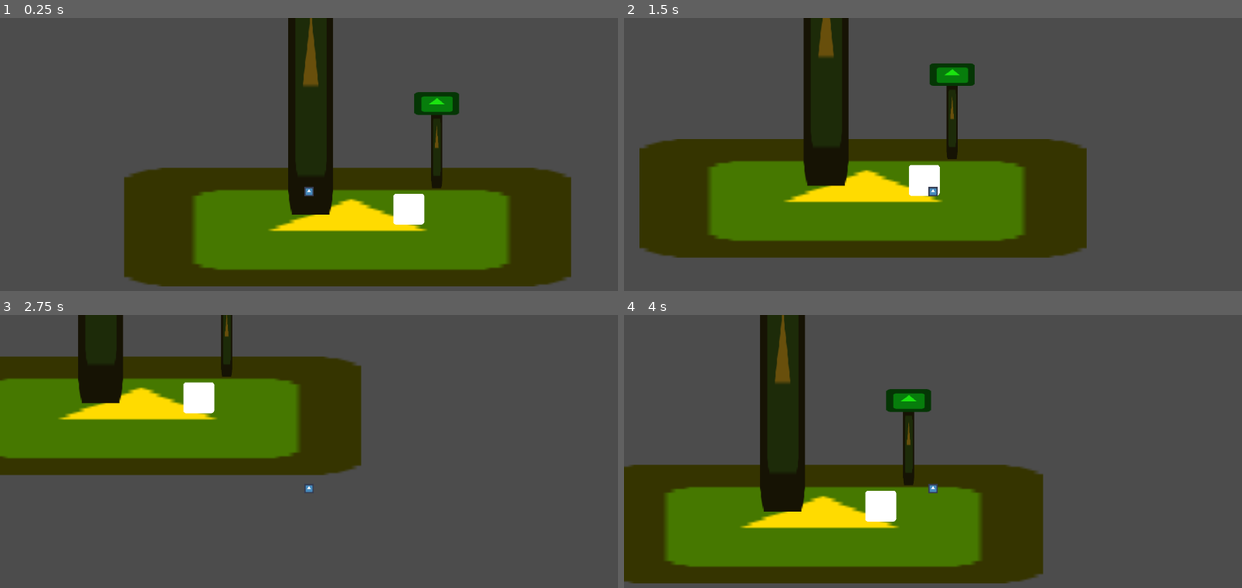
Above: before the commit, frames 1-4 (two rows, left to right).
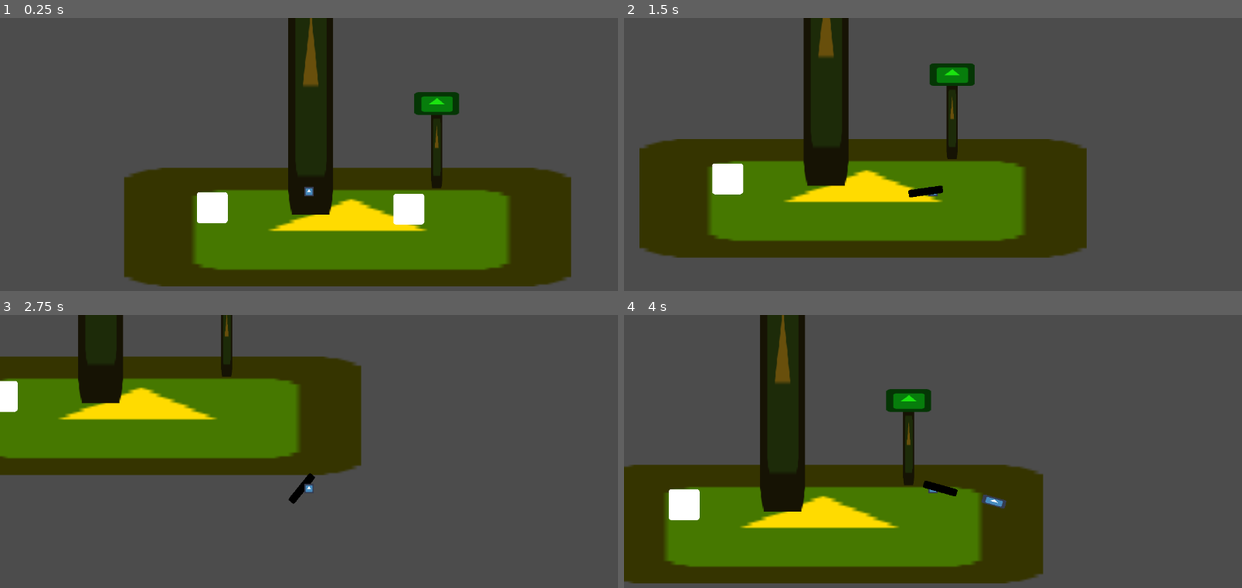
Above: after the commit, the same moments.

Repository: kjanuska/Independent-Study-Game
Game: Godot game, scene res://Scenes/Main.tscn
Two runs of this game, one before a commit and one after it. Both use one fixed random seed, a clock stepped at 60 frames per second and the inputs below. The engine's default icon, where the game draws it, is replaced by a stand-in: a white triangle on a blue panel in a dark square.
Inputs (mouse positions are in pixels of both pictures, inside the frame that each line leads up to):
- Up to frame 1 (0.25 s): no input
- Up to frame 2 (1.5 s): tap Enter at 0.5 s; move the mouse to (1068, 173) at 0.52 s; hold D (ui_right) 0.53-1.28 s; hold E (Interact) 0.53-1.28 s; click (1068, 173) at 0.8 s; move the mouse to (809, 209) at 1.27 s; hold S (ui_down) from 1.28 s (still down); click (809, 209) at 1.35 s
- Up to frame 3 (2.75 s): tap E (Interact) at 1.55 s; move the mouse to (370, 413) at 2.02 s; release S (ui_down) at 2.03 s; hold D (ui_right) from 2.03 s (still down); hold E (Interact) from 2.03 s (still down); click (370, 413) at 2.3 s
- Up to frame 4 (4 s): move the mouse to (902, 557) at 2.77 s; release D (ui_right) at 2.78 s; release E (Interact) at 2.78 s; hold W (ui_up) 2.78-3.53 s; click (902, 557) at 2.85 s; tap E (Interact) at 3.05 s; move the mouse to (1118, 541) at 3.52 s; hold A (ui_left) from 3.53 s (still down); hold Right mouse button (shoot) from 3.53 s (still down); click (1118, 541) at 3.8 s

The runs differ from the first frame. In frame 1, 0.6% of the frame differs, in the area x 31-37%, y 63-76%; in frame 2, 1.2%; in frame 3, 1.1%; in frame 4, 1.4%, in the area x 7-62%, y 60-76%.
Error before the commit: Parse Error: The function signature doesn't match the parent. Parent signature is: "void _input(InputEvent)". (res://Scripts/PickupWeapon.gd:18)

Commit message:
weapon pick up
added weapon pick up boxes and went back to old code (for this assessment, can't finish the other in time)

Diff:
--- a/Scenes/Main.tscn
+++ b/Scenes/Main.tscn
@@ -42,6 +42,9 @@
 [node name="Player" parent="." instance=ExtResource( 2 )]
 position = Vector2( 286.732, 149.764 )
 
-[node name="Area2D" parent="." instance=ExtResource( 3 )]
+[node name="Pickup Gun" parent="." instance=ExtResource( 3 )]
 position = Vector2( 493.694, 186.664 )
-weapon_id = null
+
+[node name="Pickup Melee" parent="." instance=ExtResource( 3 )]
+position = Vector2( 86.4383, 183.406 )
+weapon_id = 0
--- a/Scenes/PickupWeapon.tscn
+++ b/Scenes/PickupWeapon.tscn
@@ -15,5 +15,6 @@
 [node name="Sprite" type="Sprite" parent="."]
 self_modulate = Color( 100, 100, 100, 1 )
 texture = ExtResource( 2 )
+
 [connection signal="body_entered" from="." to="." method="_on_Area2D_body_entered"]
 [connection signal="body_exited" from="." to="." method="_on_Area2D_body_exited"]
--- a/Scripts/PickupWeapon.gd
+++ b/Scripts/PickupWeapon.gd
@@ -1,8 +1,9 @@
 extends Area2D
+
+var player
 
 export var weapon_id = 11
 
-var player
 var is_colliding = false
 func _ready():
 	player = get_tree().get_root().get_node("Main").get_node("Player")
@@ -15,7 +16,7 @@
 	if body.get_name() == "Player":
 		is_colliding =  false
 
-func _input():
+func _input(event):
 	if Input.is_action_pressed("Interact") && is_colliding:
 		player.pickup(weapon_id)
 		queue_free()
--- a/Scripts/Player.gd
+++ b/Scripts/Player.gd
@@ -107,7 +107,7 @@
 
 	if Input.is_action_pressed("shoot"):
 #		only equip ranged if currently equipped melee
-		if current_weapon != null:
+		if equipped_ranged != null:
 			if current_weapon == melee:
 				equip(equipped_ranged_id)
 			count += 1
@@ -123,7 +123,7 @@
 
 		if Input.is_action_just_pressed("melee"):
 	#		only equip melee if currently equipped ranged
-			if current_weapon != null:
+			if equipped_melee != null:
 				if current_weapon == ranged:
 					current_weapon = melee
 					equip(equipped_melee_id)
@@ -131,10 +131,11 @@
 					melee_attack()
 
 func pickup(id):
-	if current_weapon == melee:
-		melee.queue_free()
-	elif current_weapon == ranged:
-		ranged.queue_free()
+	if current_weapon != null:
+		if current_weapon == melee:
+			melee.queue_free()
+		elif current_weapon == ranged:
+			ranged.queue_free()
 	equip(id)
 
 func equip(id):
